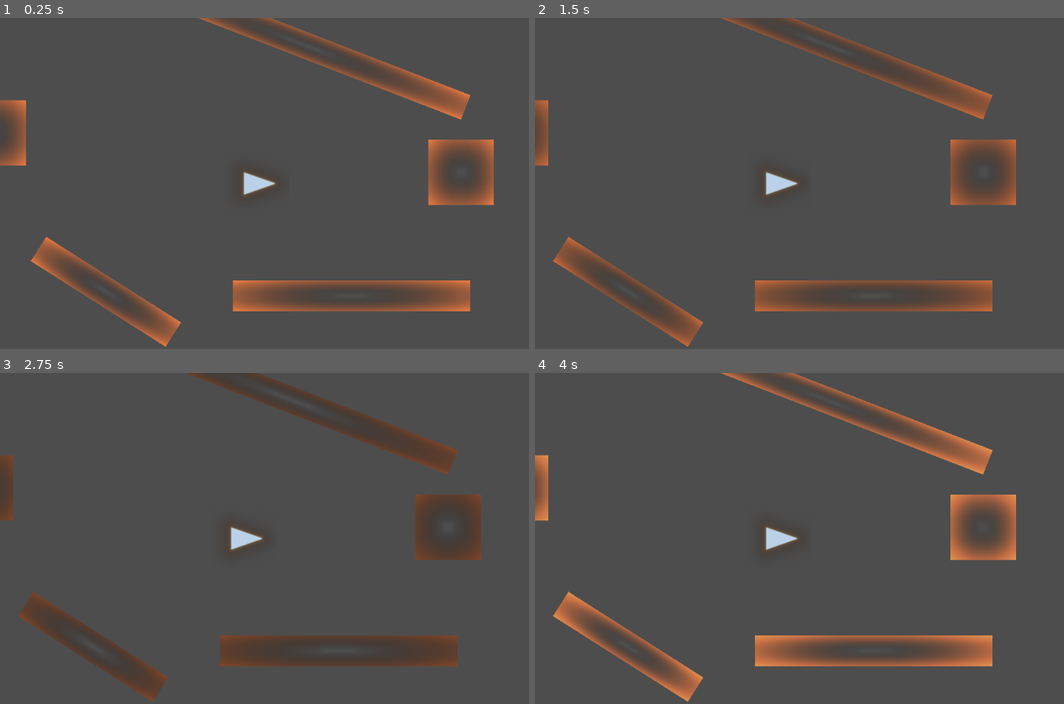
Above: before the commit, frames 1-4 (two rows, left to right).
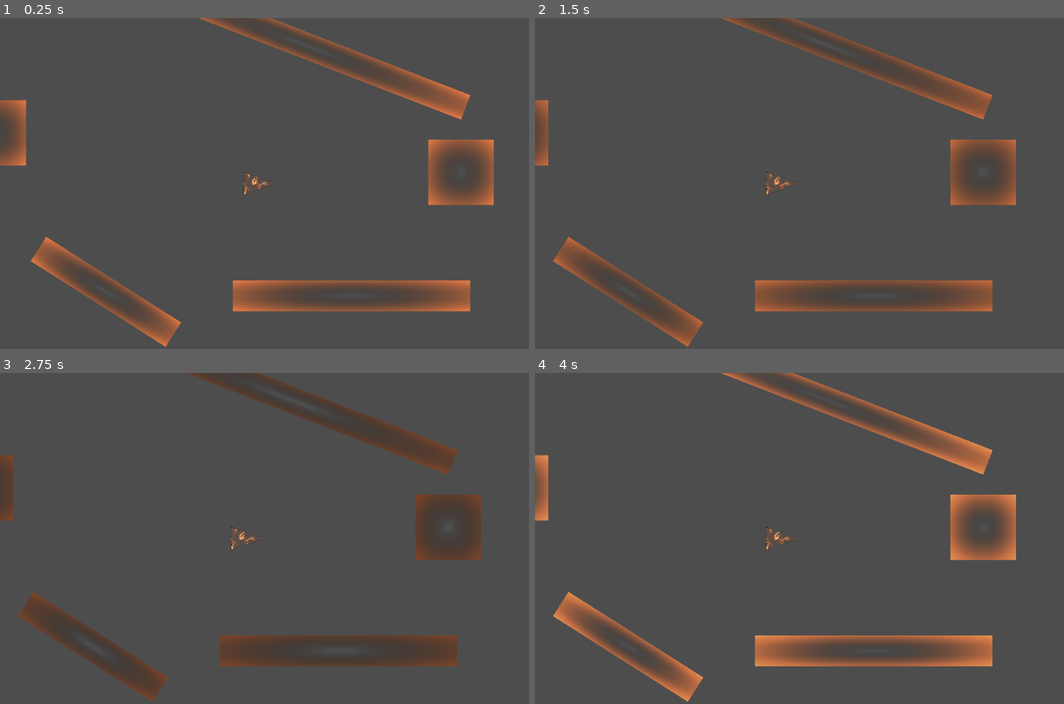
Above: after the commit, the same moments.

Repository: ianstranathan/shoo-tay-shoo-tay
Game: Godot game, scene res://main.tscn
The game is run twice, just before and just after one commit, with the same random seed, the same clock (stepped at 60 frames per second) and the same inputs. The engine's default icon, where the game draws it, is replaced by a stand-in: a white triangle on a blue panel in a dark square.
Inputs:
- Up to frame 1 (0.25 s): no input
- Up to frame 2 (1.5 s): hold Space (SPACE) 0.53-1.28 s; tap Space (SPACE) at 1.35 s
- Up to frame 3 (2.75 s): hold Space (SPACE) from 2.03 s (still down)
- Up to frame 4 (4 s): release Space (SPACE) at 2.78 s; tap Space (SPACE) at 2.85 s; hold Space (SPACE) from 3.53 s (still down)

The runs differ from the first frame. In frame 1, 0.2% of the frame differs, in the area x 45-53%, y 46-54%; in frame 2, 0.2%, in the area x 43-50%, y 46-54%; in frame 3, 0.2%; in frame 4, 0.2%.

Commit message:
diegetic damage shader for player damage

Diff:
--- a/player/player.gdshader
+++ b/player/player.gdshader
@@ -13,37 +13,62 @@
                   vec2( dot(b,b), s*(p.y-q.y)  ));
     return -sqrt(d.x)*sign(d.y);
 }
+
 const float tri_height = 0.9;
 uniform float t: hint_range(0.0, 1.0, 0.05);
 uniform vec4 src_col: source_color = vec4(0.4, 0.6, 0.8, 1.);
-//uniform float is_flashing = 0.0;
+uniform sampler2D cracked_tex: repeat_enable;
+
+
+const vec3 charging_col_src = vec3(1.0, 0.5, 0.25);
 
 mat2 rot(float angle){
 	return mat2( vec2(cos(angle), -sin(angle)), vec2(sin(angle), cos(angle)));
 }
+
+uniform float dmg_scale: hint_range(0.0, 1.0, 0.25);
 void fragment() {
 	vec2 uv = 2. * UV - 1.;
+
+	vec4 cracked_src = texture(cracked_tex, 3. * dmg_scale * (UV - vec2(0.5)) + vec2(0.5));
+
+	// --
 	uv = rot(PI / 2.0) * uv;
 	float _sdf = sdTriangleIsosceles( uv + vec2(0., 0.6 * tri_height), vec2(0.35 * tri_height, tri_height));
+	float shape_mask = (1. - smoothstep(0., 0.05, _sdf));
 
-	// -------------- regular col
-	//float flashing_switch =  step(0.1, is_flashing);
-	//float shape_mask = (1. - smoothstep(0., 0.05, _sdf));
-	//vec4 reg_col = shape_mask * ( (vec4(0.2, 0.3, 0.8, 1.) * (1. - flashing_switch) +
-								  //(vec4(1., 0., 0., 1.) * flashing_switch) ));
-//
-	//reg_col += flashing_switch * vec4(1., 0., 0, 0.) * sin( 30. * TIME);
-	vec4 masked_col = src_col * (1. - smoothstep(0., 0.05, _sdf));
+
 	// -------------- glow
 	float dist = 1. / clamp(_sdf, 0.001, 1.);//mask = smoothstep(0.01, 0.04, mask);
 	float charging_alpha = pow((1. - _sdf), 4.0);
 	dist *= 0.1;
 	dist = pow(dist, 0.8);
 	vec3 charging_col = dist * vec3(1.0, 0.5, 0.25);
+
 	charging_col = 1.0 - exp( -charging_col );
 
-	vec4 col = mix(masked_col, vec4(charging_col, charging_alpha), t);
-	COLOR = col;
+	vec4 col = mix(vec4(charging_col, shape_mask), vec4(charging_col, charging_alpha), t);
+
+
+	// Cracked glowing stuff
+	float cracked_glow_dist = 1. / ((1. - cracked_src.x) + (0.2 * (sin( mix(2., 20., dmg_scale * dmg_scale)
+	* TIME))));
+	cracked_glow_dist *= 0.1;
+	cracked_glow_dist = pow(cracked_glow_dist, 0.8);
+	vec3 cracked_col = cracked_glow_dist * charging_col_src;
+	cracked_col = 1.0 - exp( -cracked_col );
+
+	//
+
+	float v = (1. - dmg_scale + 0.2); // col changing with dmg
+	vec4 cracked_out_col = (v * src_col * (1. - cracked_src.x)) + 2. * step(0.1, dmg_scale) * vec4(cracked_col, cracked_src.x);
+
+	//col.w -= cracked_out_col.w;
+	//col += cracked_out_col;
+	//COLOR = cracked_out_col;
+	vec4 c = mix(src_col, cracked_out_col, dmg_scale) * shape_mask;
+	COLOR = mix(c, vec4(charging_col, charging_alpha), t);
+	//COLOR = cracked_out_col;
 }
 
 //void light() {
--- a/player/player.tscn
+++ b/player/player.tscn
@@ -1,14 +1,17 @@
-[gd_scene load_steps=7 format=3 uid="uid://c2eah12q8mrq"]
+[gd_scene load_steps=8 format=3 uid="uid://c2eah12q8mrq"]
 
 [ext_resource type="Shader" uid="uid://1s86mxlw57hy" path="res://player/player.gdshader" id="1_g1dw6"]
 [ext_resource type="Texture2D" uid="uid://drnculf3qedkj" path="res://icon.svg" id="1_rkbax"]
 [ext_resource type="Script" uid="uid://qlxe067lrvwq" path="res://player/player.gd" id="1_yw30f"]
+[ext_resource type="Texture2D" uid="uid://dkr8u5nmt6ncg" path="res://assets/T_Random_23.png" id="3_qjkh3"]
 [ext_resource type="Shader" uid="uid://c4a4eplt6ovbr" path="res://player/aim_visual/aim_visual.gdshader" id="4_yw30f"]
 
 [sub_resource type="ShaderMaterial" id="ShaderMaterial_yw30f"]
 shader = ExtResource("1_g1dw6")
-shader_parameter/t = 0.55
-shader_parameter/src_col = Color(0, 0, 0, 1)
+shader_parameter/t = 0.0
+shader_parameter/src_col = Color(1, 0.6, 0.4, 1)
+shader_parameter/cracked_tex = ExtResource("3_qjkh3")
+shader_parameter/dmg_scale = 1.0
 
 [sub_resource type="ShaderMaterial" id="ShaderMaterial_qjkh3"]
 shader = ExtResource("4_yw30f")
@@ -23,6 +26,7 @@
 player_sprite = NodePath("PlayerSprite")
 
 [node name="CollisionShape2D" type="CollisionPolygon2D" parent="."]
+visible = false
 polygon = PackedVector2Array(-24, 23, -24, -23, 35, 0)
 
 [node name="PlayerSprite" type="Sprite2D" parent="."]
Binary file added: assets/T_Random_23.png
Not shown, added: assets/T_Random_23.png.import
